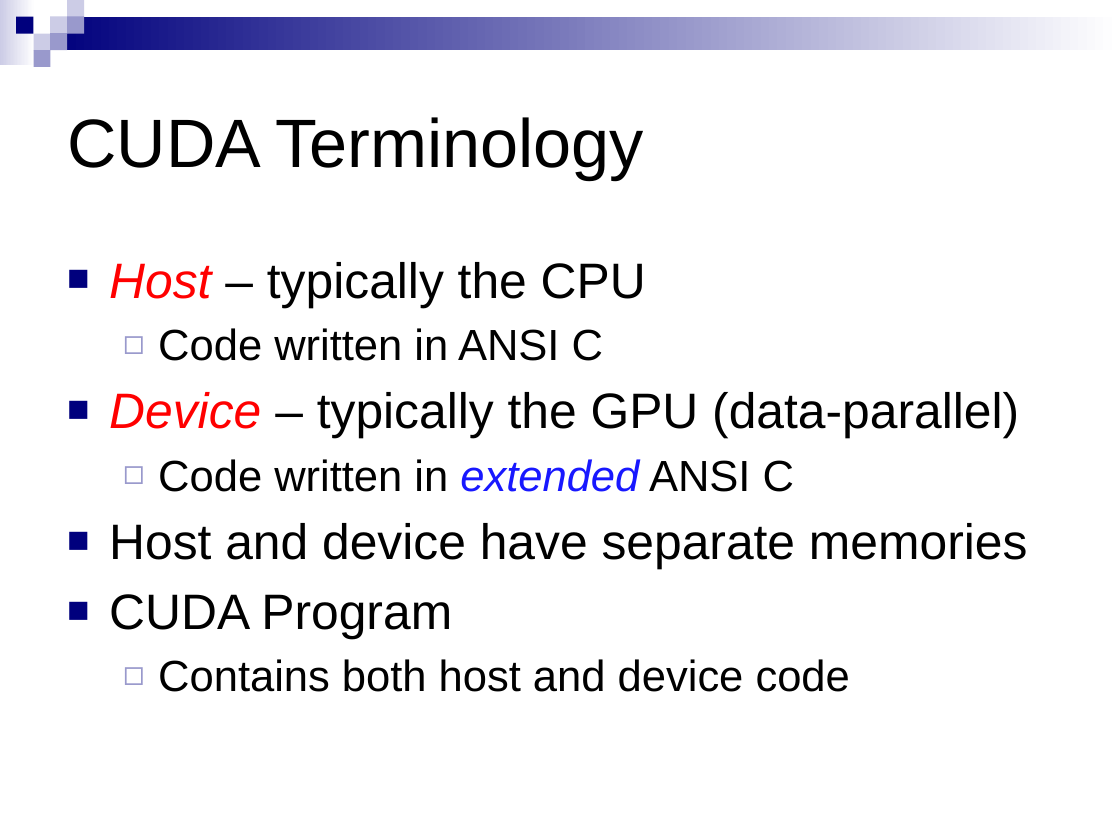
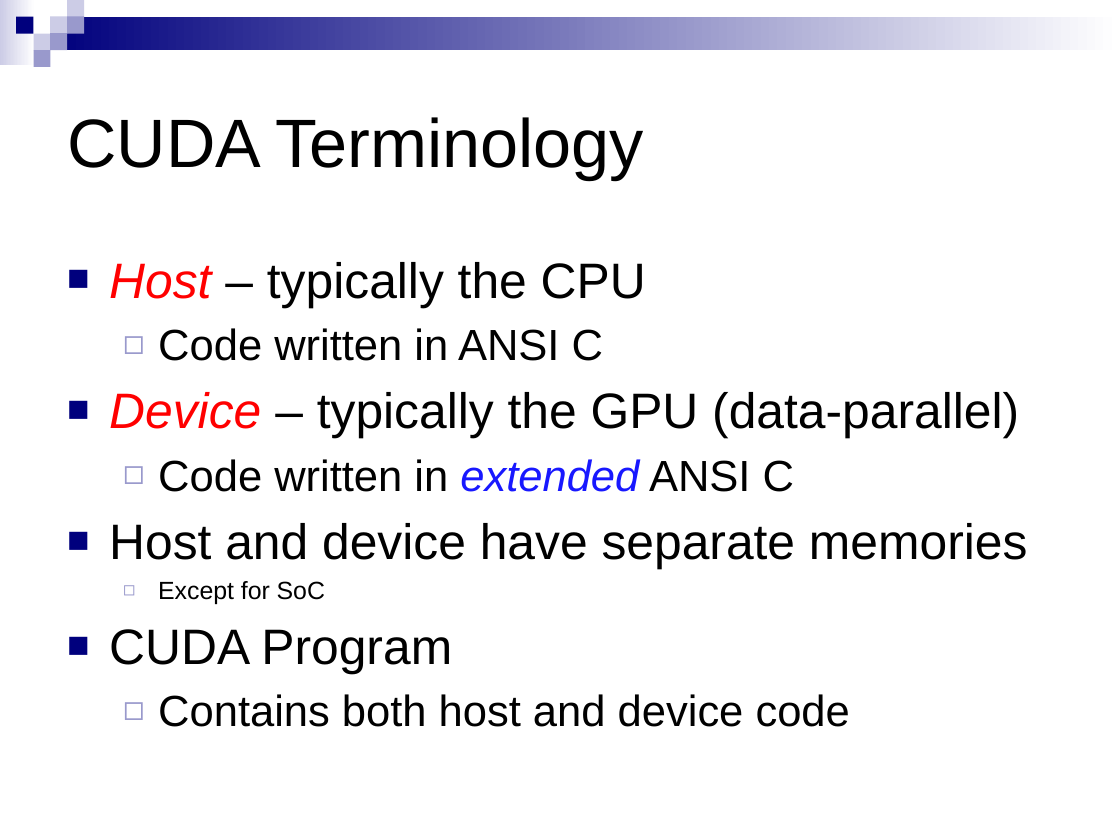
Before and after one commit to CIS565-Fall-2016/cis565-fall-2016.github.io, a slide deck: slide 4 of lectures/1-CUDA-Introduction-1.pptx. Drawn at 1120x840 pixels with LibreOffice and Linux fonts; fonts in the diff are those of the drawing. Boxes give left, top, right and bottom in pixels: in the first picture for what was removed or moved away, otherwise in the second. Text is boxed around its words. In the diff, an @@ line names an element or a change of style, - is before the commit and + after.

Commit message:
Tweak CUDA intro slides

```diff
--- a/lectures/1-CUDA-Introduction-1.pptx
+++ b/lectures/1-CUDA-Introduction-1.pptx
@@ text at (x1=158, y1=581, x2=325, y2=604): paragraph added @@
+  ◻ Except for SoC
```
Also in this commit, not shown: 5 other slides changed, 1 other file.
